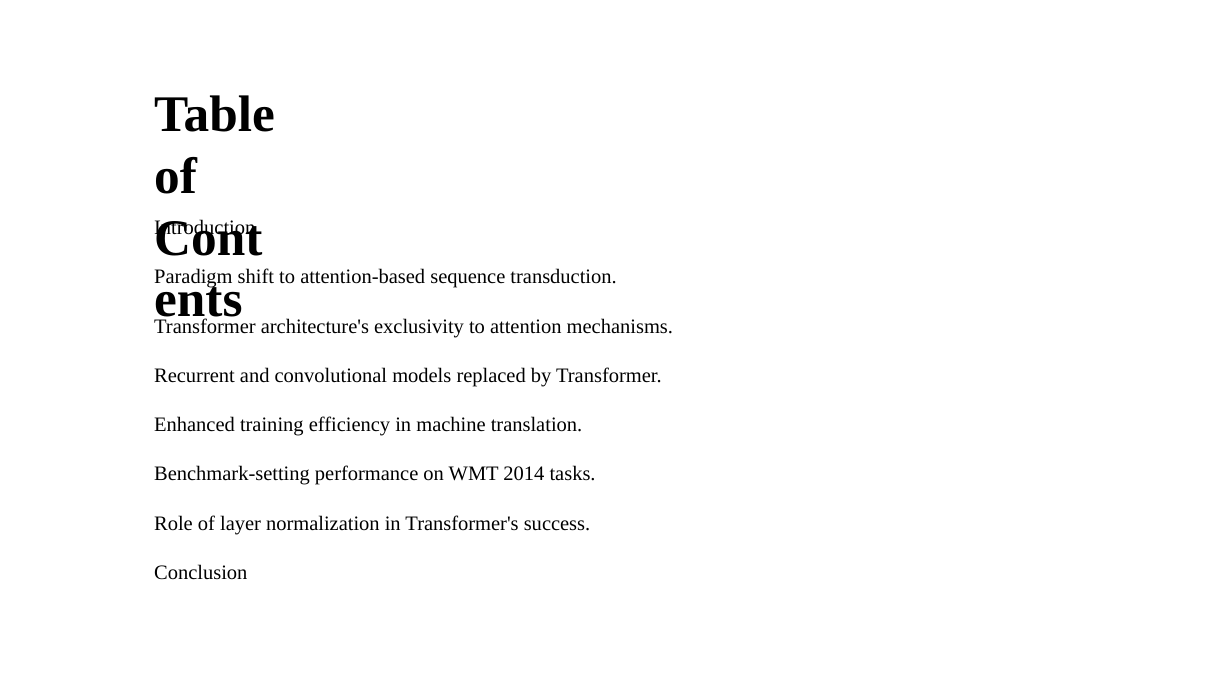
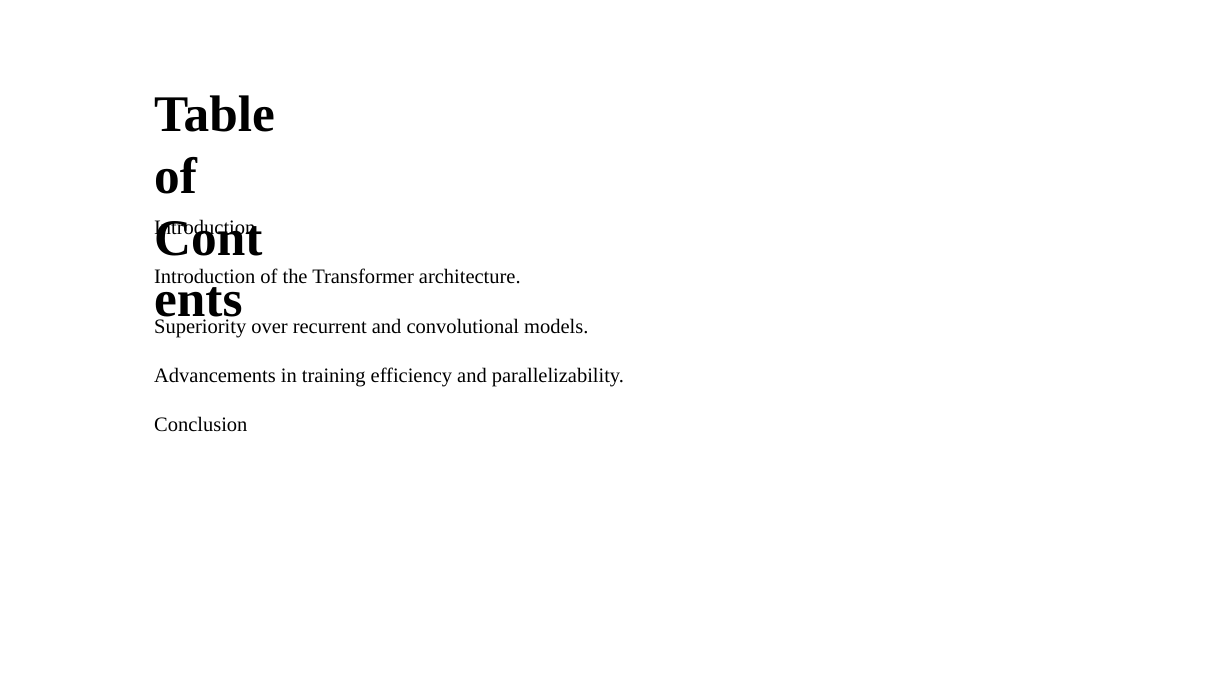
Before and after one commit to Jessie-ZhaoXi/dsa4213-ppt-generator, a slide deck: slide 2 of ppt_generator/my_ppts/attention_mode2.pptx. Drawn at 1232x693 pixels with LibreOffice and Linux fonts; fonts in the diff are those of the drawing; background and template pictures are left out. Boxes give left, top, right and bottom in pixels: in the first picture for what was removed or moved away, otherwise in the second. Text is boxed around its words. In the diff, an @@ line names an element or a change of style, - is before the commit and + after.

```diff
--- a/ppt_generator/my_ppts/attention_mode2.pptx
+++ b/ppt_generator/my_ppts/attention_mode2.pptx
@@ text at (154, 219, 624, 432): text changed @@
-Introduction
-Paradigm shift to attention-based sequence transduction.
-Transformer architecture's exclusivity to attention mechanisms.
-Recurrent and convolutional models replaced by Transformer.
-Enhanced training efficiency in machine translation.
-Benchmark-setting performance on WMT 2014 tasks.
-Role of layer normalization in Transformer's success.
-Conclusion
+Introduction
+Introduction of the Transformer architecture.
+Superiority over recurrent and convolutional models.
+Advancements in training efficiency and parallelizability.
+Conclusion
```
Also in this commit, not shown: 5 other slides changed, 1 slide added, 4 slides removed, 8 other files.
